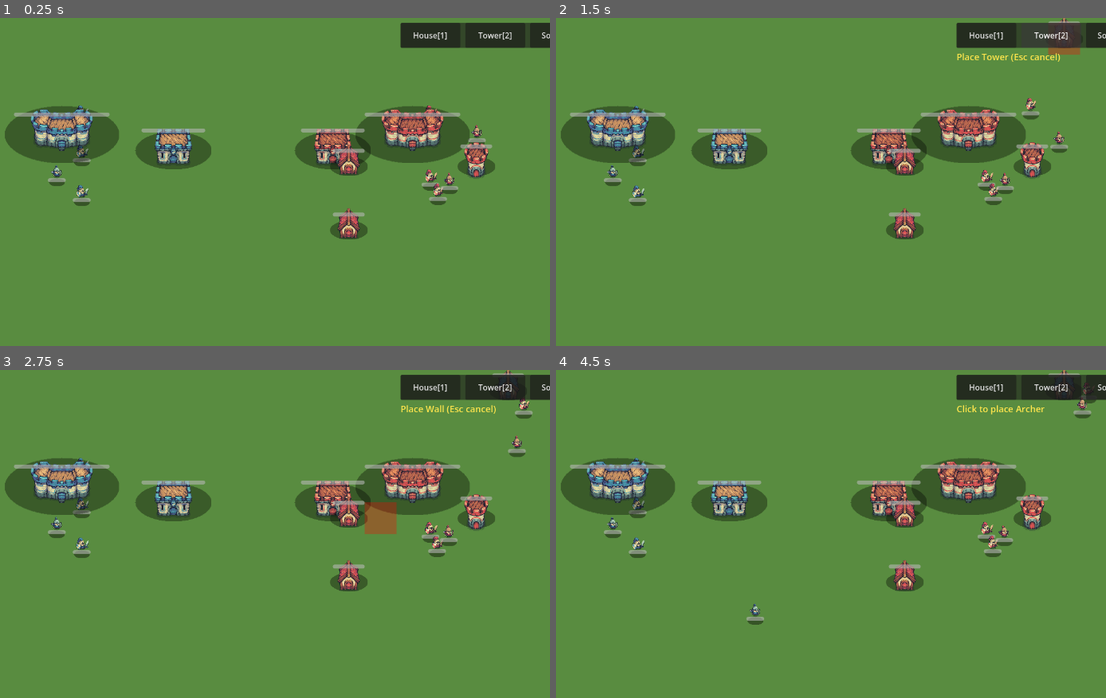
Above: before the commit, frames 1-4 (two rows, left to right).
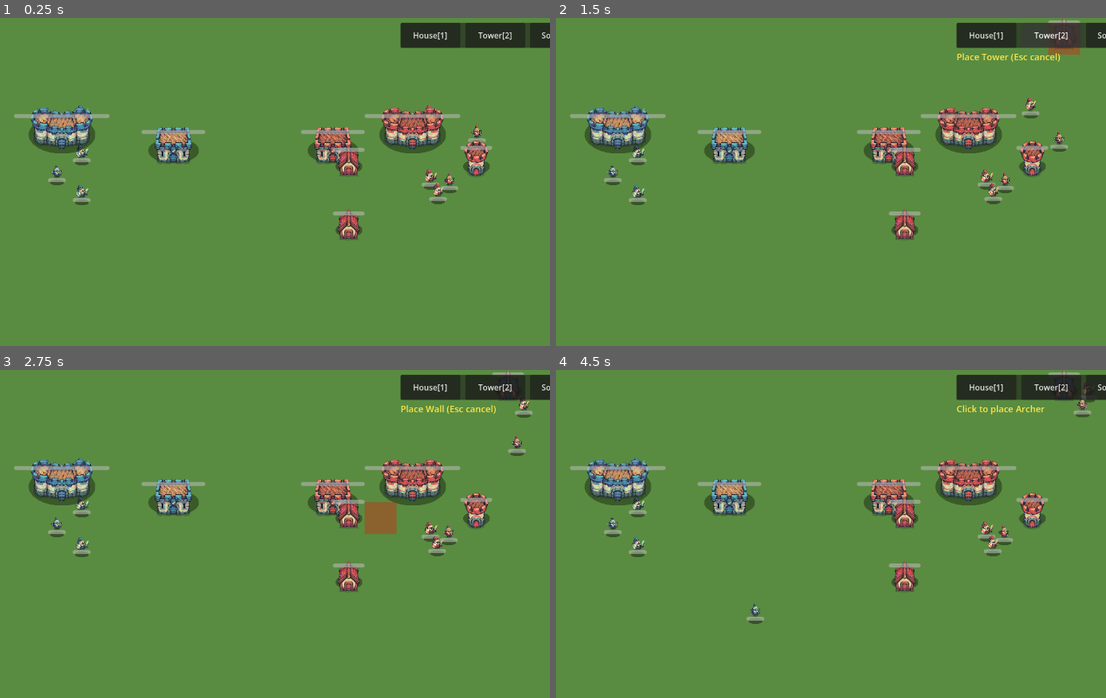
Above: after the commit, the same moments.

Repository: IguanaYu/godot_rts_start
Game: Godot game, scene res://scenes/main.tscn
The game is run twice, just before and just after one commit, with the same random seed, the same clock (stepped at 60 frames per second) and the same inputs.
Inputs (mouse positions are in pixels of both pictures, inside the frame that each line leads up to):
- Up to frame 1 (0.25 s): no input
- Up to frame 2 (1.5 s): click "House[1]" at 0.5 s; click "Tower[2]" at 1.25 s
- Up to frame 3 (2.75 s): tap Enter at 2 s; move the mouse to (374, 530) at 2.02 s; tap 1 at 2.1 s; click (374, 530) at 2.17 s
- Up to frame 4 (4.5 s): move the mouse to (660, 566) at 2.77 s; hold S 2.78-3.53 s; tap 2 at 2.85 s; move the mouse to (853, 471) at 3.52 s; tap 3 at 3.6 s; tap Enter at 4.25 s; move the mouse to (754, 619) at 4.27 s; tap 4 at 4.35 s; click (754, 619) at 4.42 s

The runs differ from the first frame. In frame 1, 7.5% of the frame differs, in the area x 0-90%, y 26-68%; in frame 2, 7.5%; in frame 3, 7.5%; in frame 4, 7.6%, in the area x 0-99%, y 0-78%.

Commit message:
统一碰撞体系：影子对齐格子、攻击距离补偿优化、每种建筑独立场景

Diff:
--- /dev/null
+++ b/scenes/barracks.tscn
@@ -0,0 +1,9 @@
+[gd_scene format=3 uid="uid://barracks0001"]
+
+[ext_resource type="PackedScene" uid="uid://bxbld0001" path="res://scenes/building.tscn" id="base"]
+
+[node name="Barracks" instance=ExtResource("base")]
+building_type = 3
+shadow_scale_x = 0.8
+shadow_scale_y = 0.4
+sprite_lift_ratio = 0.18
--- /dev/null
+++ b/scenes/castle.tscn
@@ -0,0 +1,9 @@
+[gd_scene format=3 uid="uid://castle0001"]
+
+[ext_resource type="PackedScene" uid="uid://bxbld0001" path="res://scenes/building.tscn" id="base"]
+
+[node name="Castle" instance=ExtResource("base")]
+building_type = 2
+shadow_scale_x = 0.7
+shadow_scale_y = 0.4
+sprite_lift_ratio = 0.18
--- /dev/null
+++ b/scenes/tower.tscn
@@ -0,0 +1,9 @@
+[gd_scene format=3 uid="uid://tower0001"]
+
+[ext_resource type="PackedScene" uid="uid://bxbld0001" path="res://scenes/building.tscn" id="base"]
+
+[node name="Tower" instance=ExtResource("base")]
+building_type = 1
+shadow_scale_x = 0.85
+shadow_scale_y = 0.45
+sprite_lift_ratio = 0.18
--- /dev/null
+++ b/scenes/wall.tscn
@@ -0,0 +1,9 @@
+[gd_scene format=3 uid="uid://wall00001"]
+
+[ext_resource type="PackedScene" uid="uid://bxbld0001" path="res://scenes/building.tscn" id="base"]
+
+[node name="Wall" instance=ExtResource("base")]
+building_type = 0
+shadow_scale_x = 0.85
+shadow_scale_y = 0.45
+sprite_lift_ratio = 0.12
--- a/scripts/building.gd
+++ b/scripts/building.gd
@@ -5,6 +5,10 @@
 
 @export var building_type: BuildingType = BuildingType.WALL
 @export var team: Team = Team.PLAYER
+@export var shadow_scale_x: float = 0.85
+@export var shadow_scale_y: float = 0.45
+@export var shadow_alpha: float = 0.35
+@export var sprite_lift_ratio: float = 0.15
 
 var hp: int
 var max_hp: int
@@ -38,15 +42,27 @@
 		BuildingType.WALL:
 			max_hp = 300
 			grid_size = Vector2i(1, 1)
+			shadow_scale_x = 0.85
+			shadow_scale_y = 0.45
+			sprite_lift_ratio = 0.12
 		BuildingType.TOWER:
 			max_hp = 150
 			grid_size = Vector2i(1, 1)
+			shadow_scale_x = 0.85
+			shadow_scale_y = 0.45
+			sprite_lift_ratio = 0.18
 		BuildingType.CASTLE:
 			max_hp = 500
 			grid_size = Vector2i(3, 3)
+			shadow_scale_x = 0.7
+			shadow_scale_y = 0.4
+			sprite_lift_ratio = 0.18
 		BuildingType.BARRACKS:
 			max_hp = 250
 			grid_size = Vector2i(2, 2)
+			shadow_scale_x = 0.8
+			shadow_scale_y = 0.4
+			sprite_lift_ratio = 0.18
 	hp = max_hp
 
 func _setup_visuals() -> void:
@@ -85,22 +101,22 @@
 
 	# 创建脚底影子
 	_shadow = Sprite2D.new()
-	var shadow_w := int(pixel_size.x * 1.2)
-	var shadow_h := int(pixel_size.y * 0.6)
+	var shadow_w := int(pixel_size.x * shadow_scale_x)
+	var shadow_h := int(pixel_size.y * shadow_scale_y)
 	var img := Image.create(shadow_w, shadow_h, false, Image.FORMAT_RGBA8)
 	for x in range(shadow_w):
 		for y in range(shadow_h):
 			var dx := (float(x) - shadow_w / 2.0) / (shadow_w / 2.0)
 			var dy := (float(y) - shadow_h / 2.0) / (shadow_h / 2.0)
 			if dx * dx + dy * dy <= 1.0:
-				img.set_pixel(x, y, Color(0, 0, 0, 0.35))
+				img.set_pixel(x, y, Color(0, 0, 0, shadow_alpha))
 	_shadow.texture = ImageTexture.create_from_image(img)
 	_shadow.z_index = 0
 	add_child(_shadow)
 	move_child(_shadow, 0)
 
 	# 贴图上移，形成站立效果
-	var lift: float = sprite_height * 0.15
+	var lift: float = sprite_height * sprite_lift_ratio
 	body_sprite.position.y = -lift
 	# HPBar 跟随上移
 	hp_bar.offset_top += lift
--- a/scripts/main.gd
+++ b/scripts/main.gd
@@ -153,9 +153,15 @@
 # --- 建筑 ---
 
 func _place_building(type: int, team: int, gpos: Vector2i) -> void:
-	var building_scene := load("res://scenes/building.tscn")
+	var scene_path := "res://scenes/building.tscn"
+	match type:
+		BuildingScript.BuildingType.WALL: scene_path = "res://scenes/wall.tscn"
+		BuildingScript.BuildingType.TOWER: scene_path = "res://scenes/tower.tscn"
+		BuildingScript.BuildingType.CASTLE: scene_path = "res://scenes/castle.tscn"
+		BuildingScript.BuildingType.BARRACKS: scene_path = "res://scenes/barracks.tscn"
+	var building_scene := load(scene_path)
 	var building: Node2D = building_scene.instantiate()
-	building.set("building_type", type)
+	# building_type 已在场景中设置
 	building.set("team", team)
 	building.set("grid_pos", gpos)
 	building.position = grid_to_world(gpos)
@@ -438,7 +444,10 @@
 	# 先查敌方单位
 	for u in get_tree().get_nodes_in_group("enemy_units"):
 		if u is CharacterBody2D and not u.is_dead():
-			if u.global_position.distance_to(pos) < 20.0:
+			var sprite_pos: Vector2 = u.global_position
+			if u.has_node("BodySprite"):
+				sprite_pos = u.get_node("BodySprite").global_position
+			if sprite_pos.distance_to(pos) < 25.0:
 				return u
 	# 再查敌方建筑
 	for b in get_tree().get_nodes_in_group("enemy_buildings"):
@@ -464,7 +473,10 @@
 
 	for u in get_tree().get_nodes_in_group("player_units"):
 		if u is CharacterBody2D and not u.is_dead():
-			if rect.has_point(u.global_position):
+			var sel_pos: Vector2 = u.global_position
+			if u.has_node("BodySprite"):
+					sel_pos = u.get_node("BodySprite").global_position
+			if rect.has_point(sel_pos):
 				u.call("set_selected", true)
 				selected_units.append(u)
 
--- a/scripts/unit.gd
+++ b/scripts/unit.gd
@@ -7,6 +7,10 @@
 
 @export var unit_type: UnitType = UnitType.SOLDIER
 @export var team: Team = Team.PLAYER
+@export var sprite_lift: float = 20.0
+@export var shadow_width: int = 28
+@export var shadow_height: int = 12
+@export var shadow_alpha: float = 0.4
 
 var max_hp: int
 var hp: int
@@ -82,24 +86,24 @@
 
 	# 创建脚底影子
 	_shadow = Sprite2D.new()
-	var shadow_size := Vector2i(32, 16)
+	var shadow_size := Vector2i(shadow_width, shadow_height)
 	var img := Image.create(shadow_size.x, shadow_size.y, false, Image.FORMAT_RGBA8)
 	for x in range(shadow_size.x):
 		for y in range(shadow_size.y):
 			var dx := (float(x) - shadow_size.x / 2.0) / (shadow_size.x / 2.0)
 			var dy := (float(y) - shadow_size.y / 2.0) / (shadow_size.y / 2.0)
 			if dx * dx + dy * dy <= 1.0:
-				img.set_pixel(x, y, Color(0, 0, 0, 0.4))
+				img.set_pixel(x, y, Color(0, 0, 0, shadow_alpha))
 	_shadow.texture = ImageTexture.create_from_image(img)
 	_shadow.z_index = 0
 	add_child(_shadow)
 	move_child(_shadow, 0)
 
 	# 贴图上移，形成站立效果
-	body_sprite.position.y = -20
+	body_sprite.position.y = -sprite_lift
 	# HPBar 跟随上移
-	hp_bar.offset_top += 20
-	hp_bar.offset_bottom += 20
+	hp_bar.offset_top += sprite_lift
+	hp_bar.offset_bottom += sprite_lift
 
 func _set_anim(anim_name: String) -> void:
 	if anim_name == _anim_state:
@@ -203,8 +207,8 @@
 	var effective_attack_range := attack_range
 	if attack_target.has_method("get_rect"):
 		var brect: Rect2 = attack_target.get_rect()
-		var building_radius: float = max(brect.size.x, brect.size.y) / 2.0
-		effective_attack_range = attack_range + building_radius
+		var building_radius: float = min(brect.size.x, brect.size.y) / 2.0
+		effective_attack_range = attack_range + building_radius * 0.5
 	if dist > effective_attack_range:
 		nav_agent.target_position = attack_target.global_position
 		if not nav_agent.is_navigation_finished():
